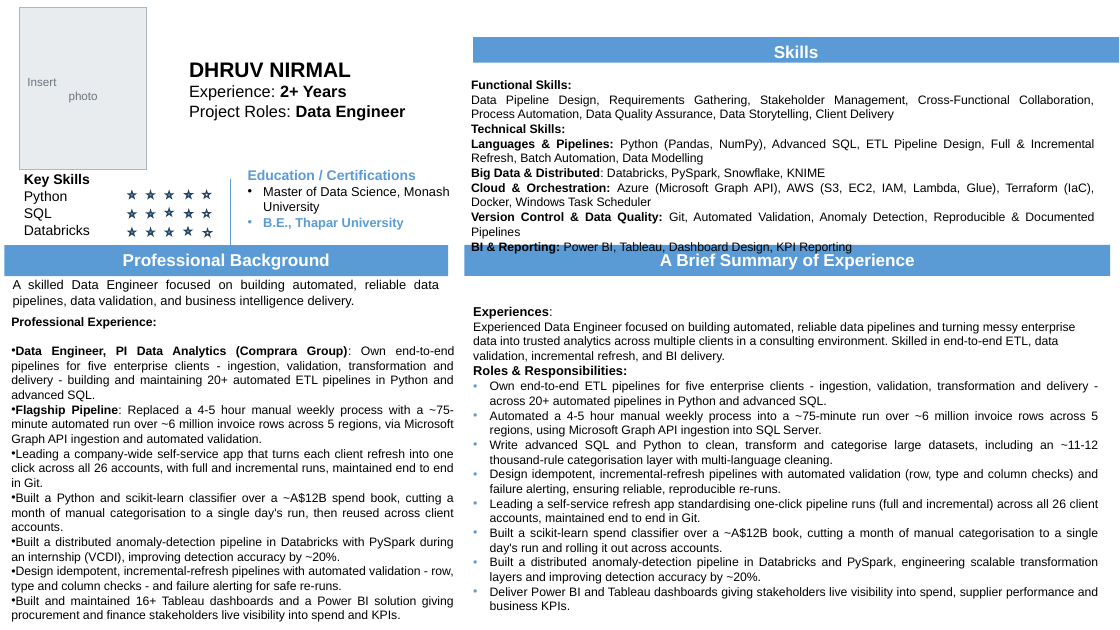
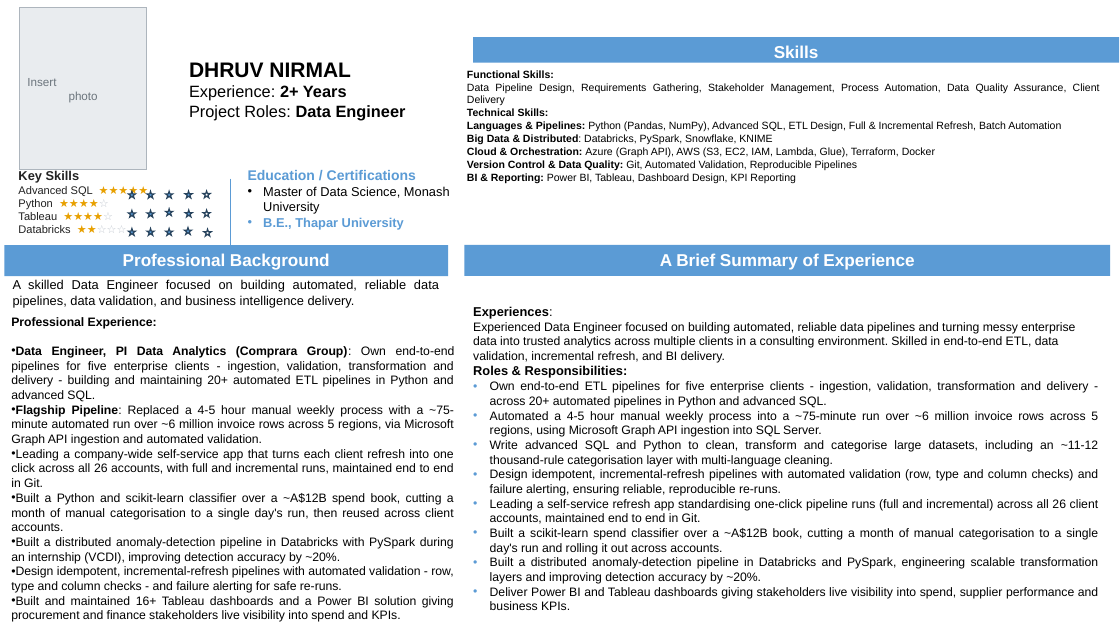
Before and after one commit to dhruvnirmal2111-max/JOB-SEARCH-WEBSITE, a slide deck: slide 1 of job-search/pipeline/infosys-consulting--data-engineer/Dhruv_Nirmal.pptx. Drawn at 1120x630 pixels with LibreOffice and Linux fonts; fonts in the diff are those of the drawing. Boxes give left, top, right and bottom in pixels: in the first picture for what was removed or moved away, otherwise in the second. Text is boxed around its words. In the diff, an @@ line names an element or a change of style, - is before the commit and + after.

```diff
--- a/job-search/pipeline/infosys-consulting--data-engineer/Dhruv_Nirmal.pptx
+++ b/job-search/pipeline/infosys-consulting--data-engineer/Dhruv_Nirmal.pptx
@@ text at bbox=[467, 83, 1100, 105]: text changed; size 10.5 to 9 pt @@
-Data Pipeline Design, Requirements Gathering, Stakeholder Management, Cross-Functional Collaboration, Process Automation, Data Quality Assurance, Data Storytelling, Client Delivery
+Data Pipeline Design, Requirements Gathering, Stakeholder Management, Process Automation, Data Quality Assurance, Client Delivery
@@ text at bbox=[467, 70, 796, 184]: size 10.5 to 9 pt in "Functional Skills:", "Technical Skills:", "Big Data & Distributed: Databricks, PySpark, Snowflake, ...", "BI & Reporting: Power BI, Tableau, Dashboard ..."; line spacing 1 to 0.94; more space between paragraphs @@
@@ text at bbox=[467, 121, 1061, 131]: text changed; size 10.5 to 9 pt @@
-Languages & Pipelines: Python (Pandas, NumPy), Advanced SQL, ETL Pipeline Design, Full & Incremental Refresh, Batch Automation, Data Modelling
+Languages & Pipelines: Python (Pandas, NumPy), Advanced SQL, ETL Design, Full & Incremental Refresh, Batch Automation
@@ text at bbox=[467, 147, 935, 170]: text changed; size 10.5 to 9 pt @@
-Cloud & Orchestration: Azure (Microsoft Graph API), AWS (S3, EC2, IAM, Lambda, Glue), Terraform (IaC), Docker, Windows Task Scheduler
-Version Control & Data Quality: Git, Automated Validation, Anomaly Detection, Reproducible & Documented Pipelines
+Cloud & Orchestration: Azure (Graph API), AWS (S3, EC2, IAM, Lambda, Glue), Terraform, Docker
+Version Control & Data Quality: Git, Automated Validation, Reproducible Pipelines
@@ text at bbox=[18, 169, 80, 182]: size 12 to 11 pt, text colour #000000 to #222222 in "Key Skills"; line spacing 1 to 0.98; more space between paragraphs @@
@@ text at bbox=[18, 186, 93, 233]: text changed; size 12 to 9.5 pt; text colour #000000 to #222222 @@
-Python
-SQL
-Databricks
+Advanced SQL ★★★★★
+Python ★★★★☆
+Tableau ★★★★☆
+Databricks ★★☆☆☆
```
